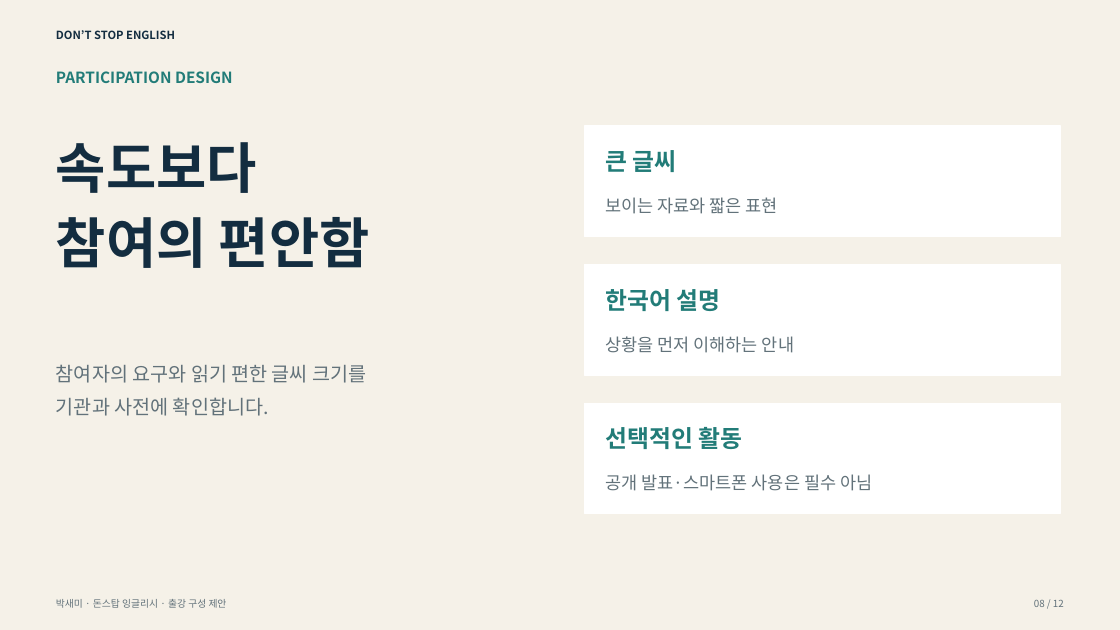
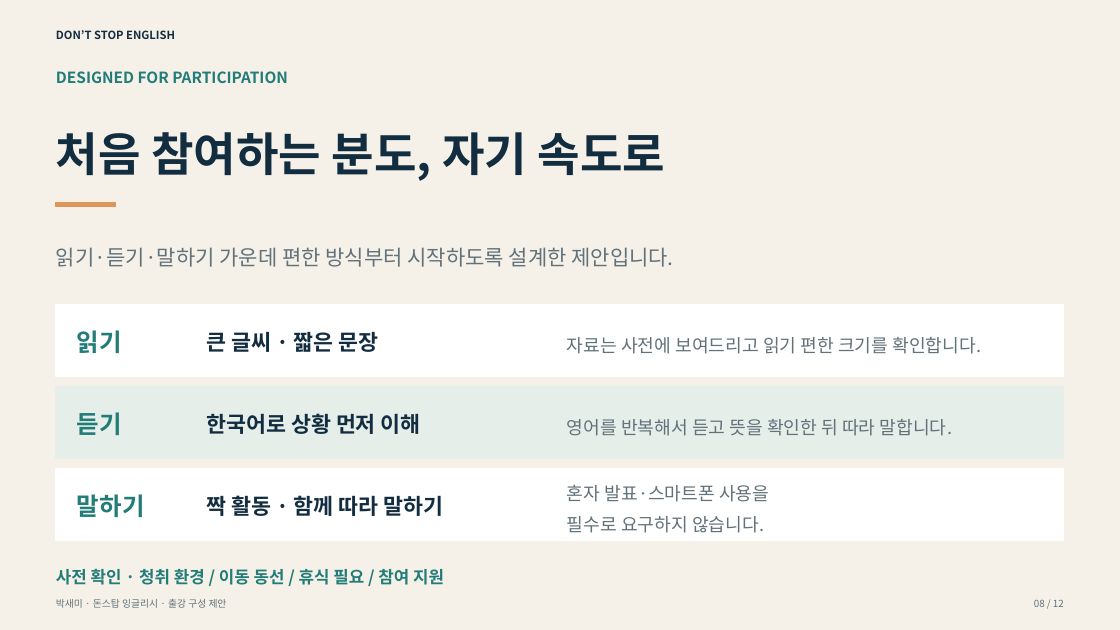
Before and after one commit to jty0221-dot/harangmarketing, a slide deck: slide 8 of public/dontstop-lecture/proposal-institution.pptx. Drawn at 1120x630 pixels with LibreOffice and Linux fonts; fonts in the diff are those of the drawing. Boxes give left, top, right and bottom in pixels: in the first picture for what was removed or moved away, otherwise in the second. Text is boxed around its words. In the diff, an @@ line names an element or a change of style, - is before the commit and + after.

```diff
--- a/public/dontstop-lecture/proposal-institution.pptx
+++ b/public/dontstop-lecture/proposal-institution.pptx
@@ text at [56,71,288,83]: text changed @@
-PARTICIPATION DESIGN
+DESIGNED FOR PARTICIPATION
@@ text removed at [56,142,370,268] @@
-속도보다
-참여의 편안함
@@ text added at [56,132,666,181], 39.6 pt, text #132D40, bold @@
+처음 참여하는 분도, 자기 속도로
@@ rectangle removed at [585,126,1061,237] @@
@@ rectangle added at [56,202,116,207], fill #DC955B, outline #DC955B 1 pt @@
@@ text removed at [605,197,778,214] @@
-보이는 자료와 짧은 표현
@@ text added at [56,247,673,267], 18 pt, text #62727A @@
+읽기·듣기·말하기 가운데 편한 방식부터 시작하도록 설계한 제안입니다.
@@ text removed at [605,289,721,311] @@
-한국어 설명
@@ rectangle: place and size @@
-rectangle at [585,265,1061,376]
+rectangle at [56,304,1065,376]
@@ text added at [77,330,122,353], 21 pt, text #227C78, bold @@
+읽기
@@ text at [206,332,379,352]: text changed; size 20.4 to 18.6 pt; text colour #227C78 to #132D40 @@
-큰 글씨
+큰 글씨 · 짧은 문장
@@ text added at [567,337,981,354], 15.6 pt, text #62727A @@
+자료는 사전에 보여드리고 읽기 편한 크기를 확인합니다.
@@ text removed at [605,336,794,353] @@
-상황을 먼저 이해하는 안내
@@ text removed at [56,364,366,416] @@
-참여자의 요구와 읽기 편한 글씨 크기를
-기관과 사전에 확인합니다.
@@ rectangle added at [56,386,1065,459], fill #E6EEEA, outline #E6EEEA 1 pt @@
@@ text added at [77,412,122,435], 21 pt, text #227C78, bold @@
+듣기
@@ text added at [206,413,421,434], 18.6 pt, text #132D40, bold @@
+한국어로 상황 먼저 이해
@@ text added at [567,419,952,436], 15.6 pt, text #62727A @@
+영어를 반복해서 듣고 뜻을 확인한 뒤 따라 말합니다.
@@ rectangle removed at [585,403,1061,514] @@
@@ text removed at [605,427,742,449] @@
-선택적인 활동
@@ rectangle added at [56,469,1065,541], fill #FFFFFF, outline #FFFFFF 1 pt @@
@@ text added at [77,494,145,517], 21 pt, text #227C78, bold @@
+말하기
@@ text added at [206,495,444,516], 18.6 pt, text #132D40, bold @@
+짝 활동 · 함께 따라 말하기
@@ text at [567,485,769,533]: text changed; size 15 to 15.6 pt @@
-공개 발표·스마트폰 사용은 필수 아님
+혼자 발표·스마트폰 사용을
+필수로 요구하지 않습니다.
@@ text added at [56,569,444,585], 14.4 pt, text #227C78, bold @@
+사전 확인 · 청취 환경 / 이동 동선 / 휴식 필요 / 참여 지원
```
Also in this commit, not shown: 7 other slides changed, 9 other files.
